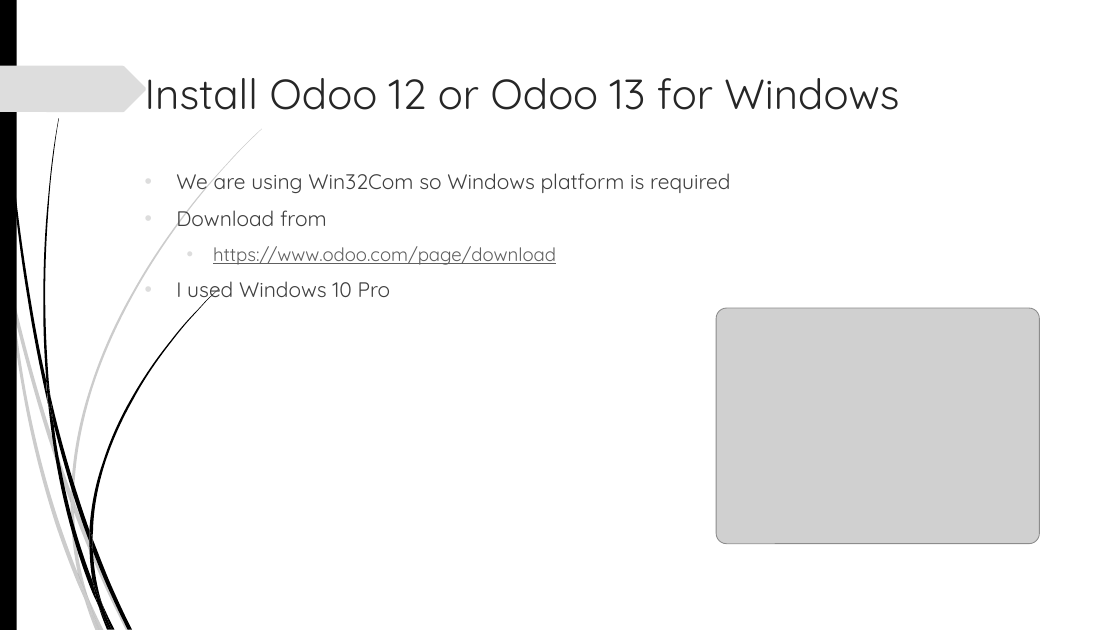
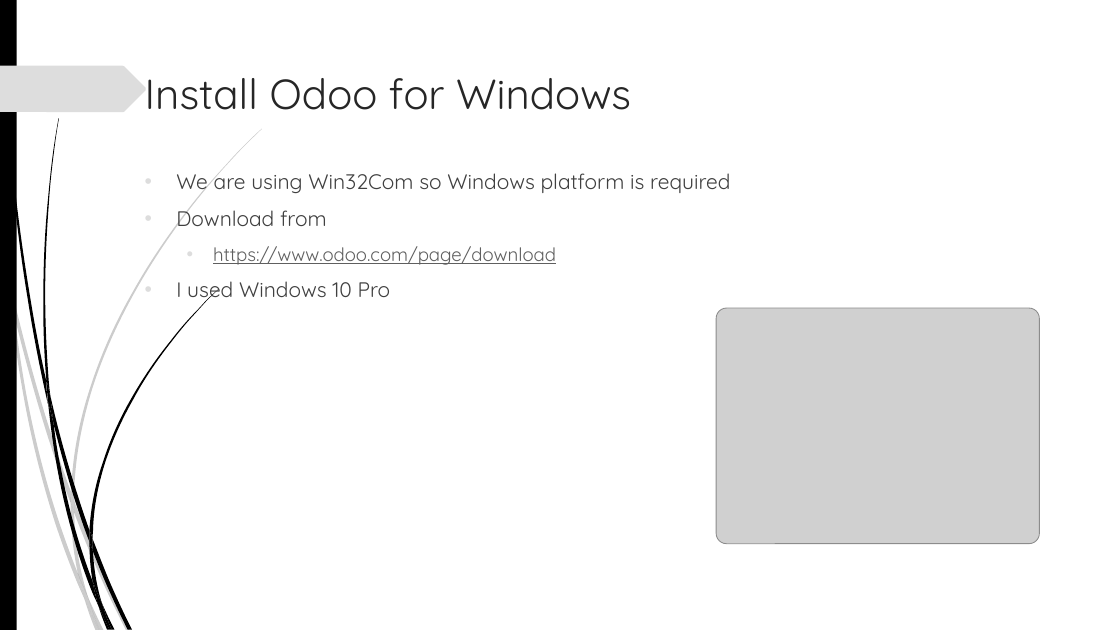
Before and after one commit to akarki58/rocker_app, a slide deck: slide 3 of rocker_app/docs/Rocker_install.pptx (slide 2 before the commit). Drawn at 1120x630 pixels with LibreOffice and Linux fonts; fonts in the diff are those of the drawing; grey boxes stand for pictures; background and template pictures are left out. Boxes give left, top, right and bottom in pixels: in the first picture for what was removed or moved away, otherwise in the second. Text is boxed around its words. In the diff, an @@ line names an element or a change of style, - is before the commit and + after.

```diff
--- a/rocker_app/docs/Rocker_install.pptx
+++ b/rocker_app/docs/Rocker_install.pptx
@@ title at box(145, 78, 631, 110): text changed @@
-Install Odoo 12 or Odoo 13 for Windows
+Install Odoo for Windows
```
Also in this commit, not shown: 4 other slides changed, 1 slide added, 3 other files.
